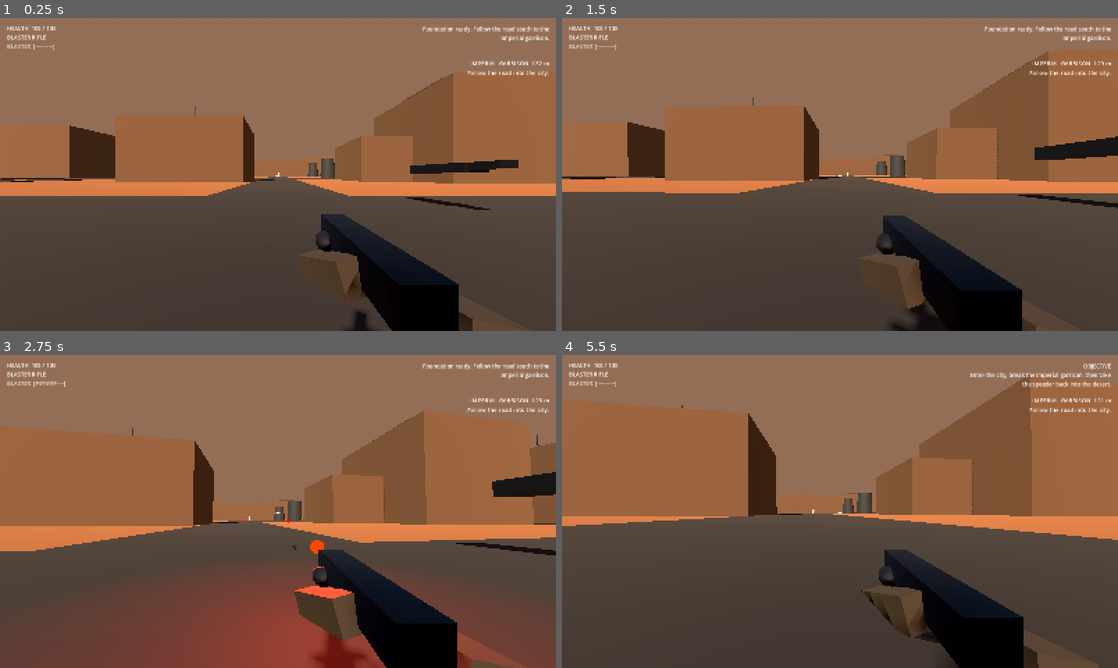
Above: before the commit, frames 1-4 (two rows, left to right).
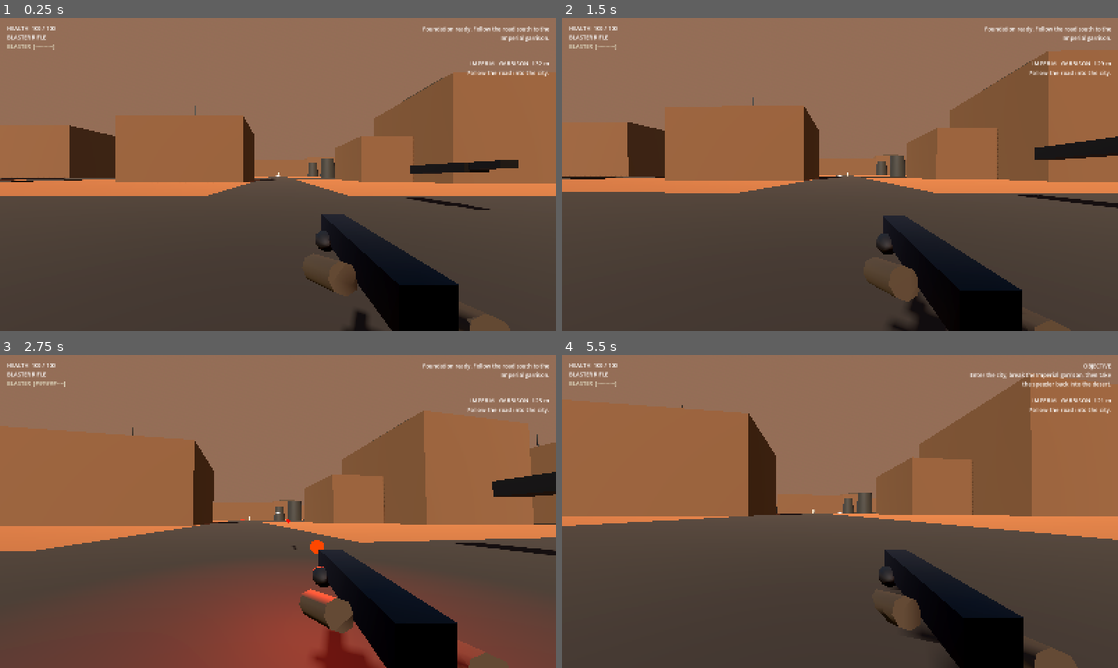
Above: after the commit, the same moments.

Repository: Deputy1389/far-horizon
Game: Godot game, scene res://game/scenes/main.tscn
The game is run twice, just before and just after one commit, with the same random seed, the same clock (stepped at 60 frames per second) and the same inputs.
Inputs (mouse positions are in pixels of both pictures, inside the frame that each line leads up to):
- Up to frame 1 (0.25 s): no input
- Up to frame 2 (1.5 s): tap Enter at 0.5 s; move the mouse to (867, 174) at 0.52 s; hold Right mouse button (aim) 0.53-1.28 s; hold W (move_forward) from 0.53 s (still down); click (867, 174) at 0.67 s; tap Space (jump) at 0.77 s; move the mouse to (812, 174) at 1.27 s; tap C (crouch) at 1.35 s
- Up to frame 3 (2.75 s): keep holding W (move_forward); tap Space (jump) at 1.52 s; move the mouse to (289, 505) at 2.02 s; press the mouse at (289, 505) at 2.03 s
- Up to frame 4 (5.5 s): keep holding W (move_forward); move the mouse to (834, 517) at 2.77 s; release the mouse at (834, 517) at 2.78 s; tap E (interact) at 2.85 s; click (834, 517) at 2.92 s; tap Space (jump) at 3.02, 3.77, 4.52 s; move the mouse to (878, 514) at 3.52 s; tap Z (prone) at 3.6 s; move the mouse to (795, 508) at 4.27 s; tap Shift (sprint) at 4.35 s; move the mouse to (845, 511) at 5.02 s; hold R (vent) from 5.03 s (still down); click (845, 511) at 5.17 s

The runs differ from the first frame. In frame 1, 0.4% of the frame differs, in the area x 55-95%, y 72-100%; in frame 2, 0.3%; in frame 3, 1.2%, in the area x 53-92%, y 73-100%; in frame 4, 0.7%.

Commit message:
presentation: replace blocky FPS sleeves with rounded forearms

Diff:
--- a/game/scripts/combat/weapon_controller.gd
+++ b/game/scripts/combat/weapon_controller.gd
@@ -80,20 +80,26 @@
 	glove_material.roughness = 0.72
 
 	var right_sleeve := MeshInstance3D.new()
-	var right_mesh := BoxMesh.new()
-	right_mesh.size = Vector3(0.11, 0.12, 0.46)
+	var right_mesh := CylinderMesh.new()
+	right_mesh.top_radius = 0.055
+	right_mesh.bottom_radius = 0.072
+	right_mesh.height = 0.44
+	right_mesh.radial_segments = 8
 	right_sleeve.mesh = right_mesh
-	right_sleeve.position = Vector3(0.17, -0.13, 0.16)
-	right_sleeve.rotation = Vector3(deg_to_rad(-13.0), deg_to_rad(-8.0), deg_to_rad(-6.0))
+	right_sleeve.position = Vector3(0.17, -0.15, 0.13)
+	right_sleeve.rotation = Vector3(deg_to_rad(72.0), deg_to_rad(-8.0), deg_to_rad(-6.0))
 	right_sleeve.material_override = sleeve_material
 	arms_root.add_child(right_sleeve)
 
 	var left_sleeve := MeshInstance3D.new()
-	var left_mesh := BoxMesh.new()
-	left_mesh.size = Vector3(0.105, 0.115, 0.42)
+	var left_mesh := CylinderMesh.new()
+	left_mesh.top_radius = 0.052
+	left_mesh.bottom_radius = 0.068
+	left_mesh.height = 0.40
+	left_mesh.radial_segments = 8
 	left_sleeve.mesh = left_mesh
-	left_sleeve.position = Vector3(-0.12, -0.10, -0.02)
-	left_sleeve.rotation = Vector3(deg_to_rad(-20.0), deg_to_rad(12.0), deg_to_rad(8.0))
+	left_sleeve.position = Vector3(-0.12, -0.12, -0.04)
+	left_sleeve.rotation = Vector3(deg_to_rad(68.0), deg_to_rad(12.0), deg_to_rad(8.0))
 	left_sleeve.material_override = sleeve_material
 	arms_root.add_child(left_sleeve)
 
